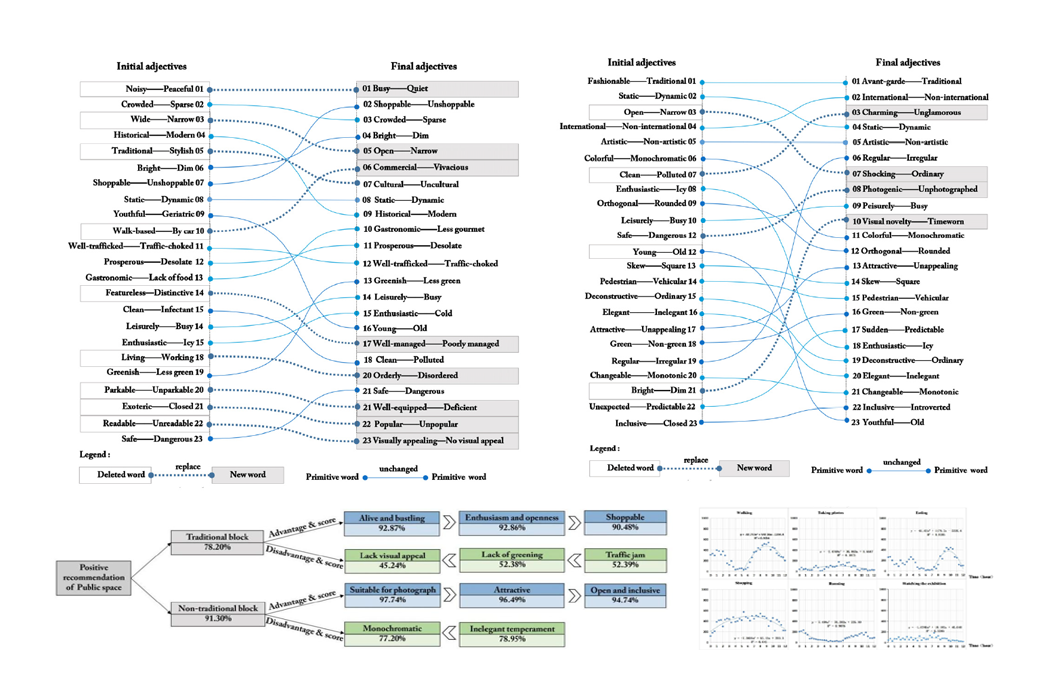
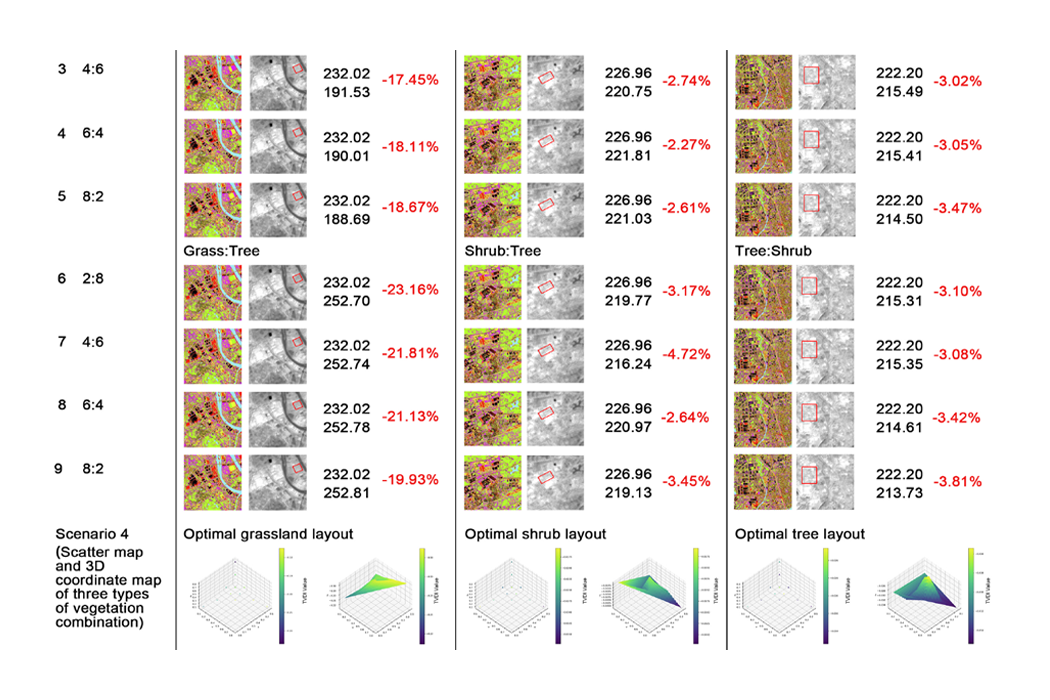
Layers edited between the first and the second (1050, 700) image:
removed layer "图层 3" over 698, 506, 994, 650
removed layer "图层 2" over 54, 503, 675, 650
painted on "图层 1" over 54, 50, 994, 650
